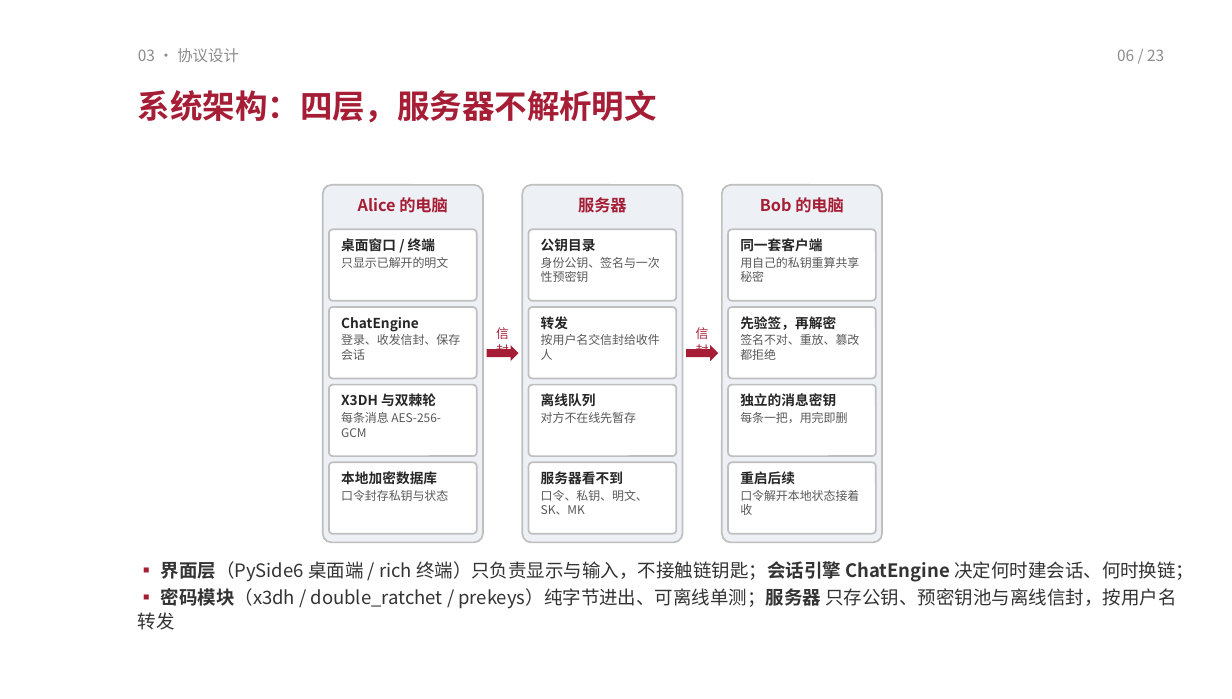
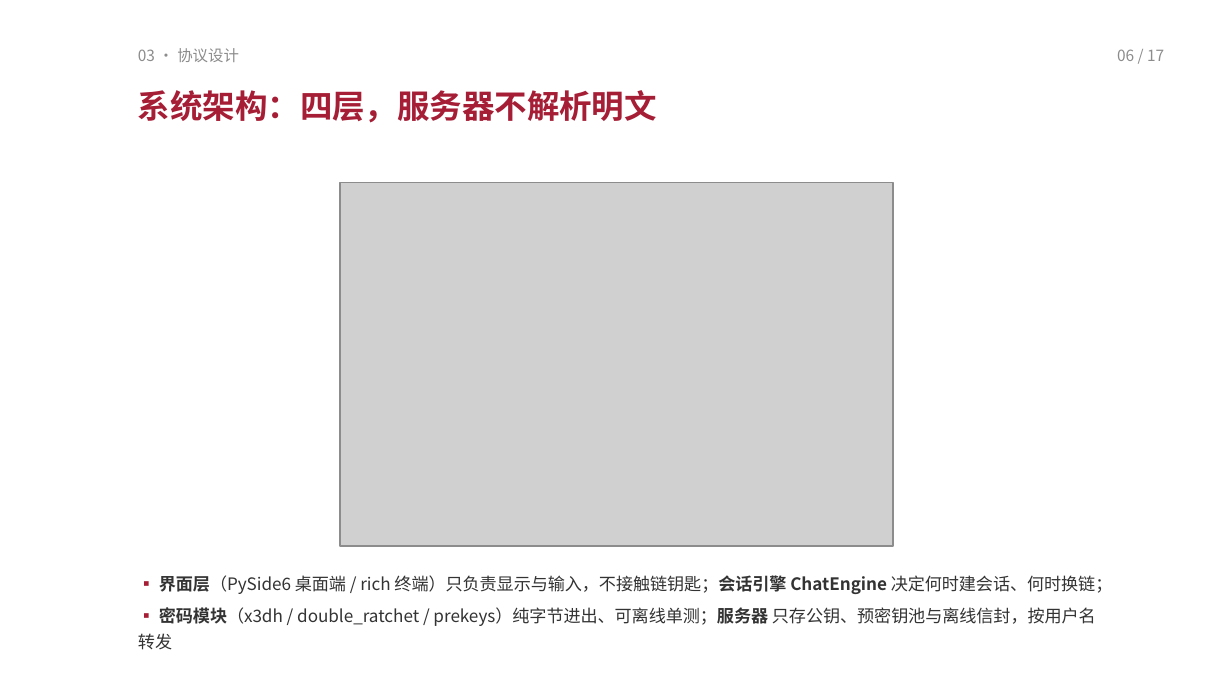
Before and after one commit to TomHaoZi/ECNUchat, a slide deck: slide 6 of 中期汇报/ECNUchat-中期汇报.pptx. Drawn at 1232x699 pixels with LibreOffice and Linux fonts; fonts in the diff are those of the drawing; grey boxes stand for pictures. Boxes give left, top, right and bottom in pixels: in the first picture for what was removed or moved away, otherwise in the second. Text is boxed around its words. In the diff, an @@ line names an element or a change of style, - is before the commit and + after.

```diff
--- a/中期汇报/ECNUchat-中期汇报.pptx
+++ b/中期汇报/ECNUchat-中期汇报.pptx
@@ text at (1117,49,1164,61): text changed @@
-06 / 23
+06 / 17
@@ rounded rectangle removed at (323,185,483,542) @@
-Alice 的电脑
@@ picture added at (340,182,893,546) @@
@@ rounded rectangle removed at (522,185,683,542) @@
-服务器
@@ rounded rectangle removed at (722,185,882,542) @@
-Bob 的电脑
@@ rounded rectangle removed at (329,229,477,301) @@
-桌面窗口 / 终端
-只显示已解开的明文
@@ rounded rectangle removed at (529,229,676,301) @@
-公钥目录
-身份公钥、签名与一次性预密钥
@@ rounded rectangle removed at (728,229,876,301) @@
-同一套客户端
-用自己的私钥重算共享秘密
@@ rounded rectangle removed at (329,307,477,378) @@
-ChatEngine
-登录、收发信封、保存会话
@@ text removed at (496,327,509,359) @@
-信封
@@ rounded rectangle removed at (529,307,676,378) @@
-转发
-按用户名交信封给收件人
@@ text removed at (696,327,709,359) @@
-信封
@@ rounded rectangle removed at (728,307,876,378) @@
-先验签，再解密
-签名不对、重放、篡改都拒绝
@@ right arrow removed at (487,345,519,361) @@
@@ right arrow removed at (686,345,718,361) @@
@@ rounded rectangle removed at (329,384,477,456) @@
-X3DH 与双棘轮
-每条消息 AES-256-GCM
@@ rounded rectangle removed at (529,384,676,456) @@
-离线队列
-对方不在线先暂存
@@ rounded rectangle removed at (728,384,876,456) @@
-独立的消息密钥
-每条一把，用完即删
@@ rounded rectangle removed at (329,462,477,533) @@
-本地加密数据库
-口令封存私钥与状态
@@ rounded rectangle removed at (529,462,676,533) @@
-服务器看不到
-口令、私钥、明文、SK、MK
@@ rounded rectangle removed at (728,462,876,533) @@
-重启后续
-口令解开本地状态接着收
@@ text "▪ 界面层（PySide6 桌面端 / rich ...": place and size @@
-text "▪ 界面层（PySide6 桌面端 / rich ..." at (138,561,1194,630)
+text "▪ 界面层（PySide6 桌面端 / rich ..." at (138,575,1113,650)
@@ text "▪ 界面层（PySide6 桌面端 / rich ..." at (138,575,1113,650): size 10.8 to 10 pt; line spacing 1.08 to 1.3; more space between paragraphs @@
```
Also in this commit, not shown: 14 other slides changed, 6 slides removed, 3 other files.
